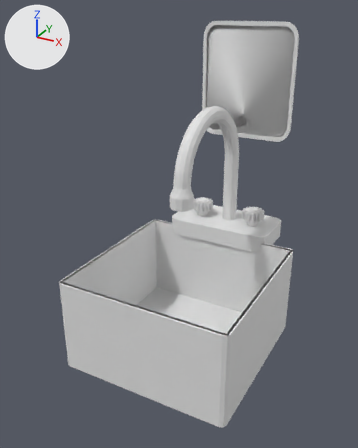
The FBX model VirtualSurgeryRoom/VirtualSurgeryRoom/Assets/Prefabs/Sink.fbx, before and after one commit.
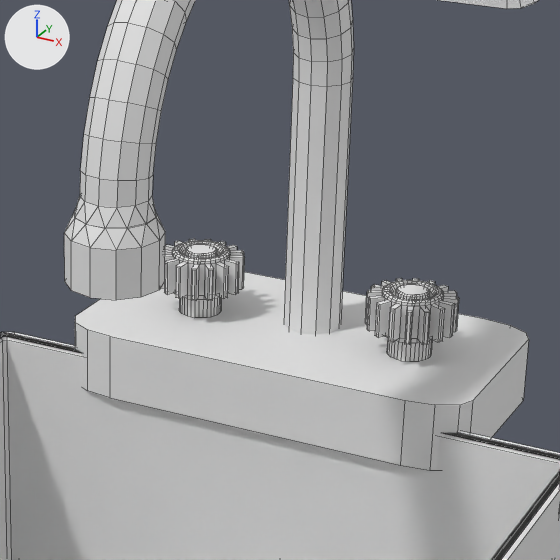
There are two pictures of each version: one whole from a 50 mm camera at (-2.859, 5.61, 5.908) aimed at (-4.021, 7.721, 4.853), one close up on the part from 43% to 81% of the width and 31% to 61% of the height. The lights are fixed; the arrows at upper left show +X, +Y and +Z. The close-ups show mesh edges as thin lines. Vertices at the same position are counted once.

In view in the first close-up: 'Sink1.001'.
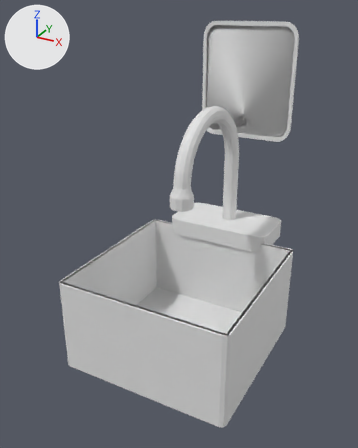
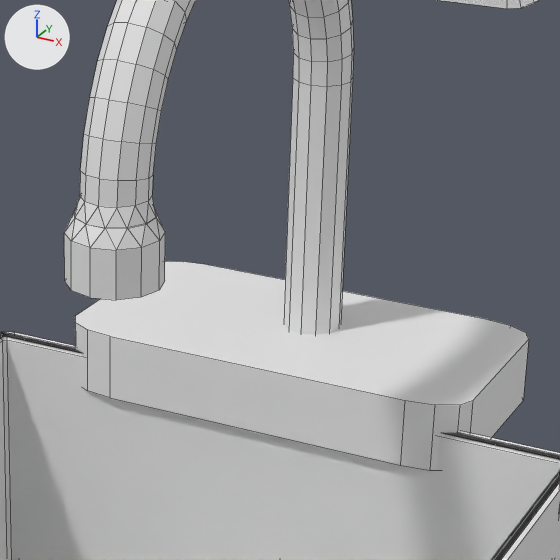
The newer file is also turned or shifted as a whole; pictures and numbers use the older file's frame.

Pixel boxes [x1, y1, x2, y2] of what changed, in the close-ups (560 x 560 px):
part 1 of me_cube_001, deleted
    before: [160, 239, 245, 317]
part 2 of me_cube_001, deleted
    before: [365, 278, 459, 361]

What changed in the scene script:
```text
Change me_cube_001:
    used by ob_sink1_001; location = (-3.944, 8.173, 4.684)
    remove me_cube_001.from_pydata(...)  # 2247 vertices, 2064 faces; spans x -0.43..0.47, y -1.03..0.21, z -0.86..1.15
    add me_cube_001.from_pydata(...)  # 1105 vertices, 955 faces; spans x -0.43..0.47, y -1.03..0.21, z -0.86..1.15
    me_cube_001 part 1: the loose piece of 587 vertices spanning x -0.22..-0.09, y -0.07..0.06, z 0.02..0.14 is deleted
    me_cube_001 part 2: 555 vertices removed from x 0.11..0.24, y -0.07..0.06, z 0.05..0.14
```
